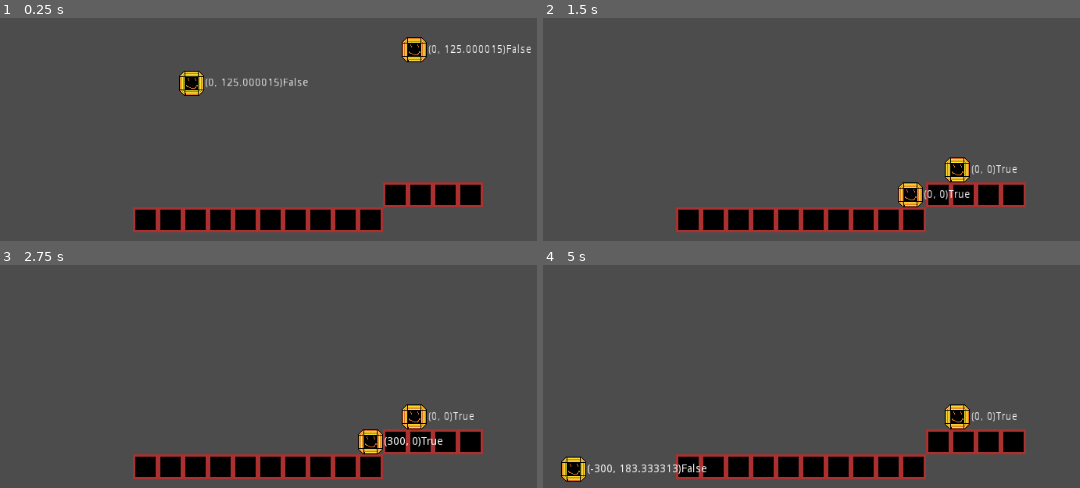
Above: before the commit, frames 1-4 (two rows, left to right).
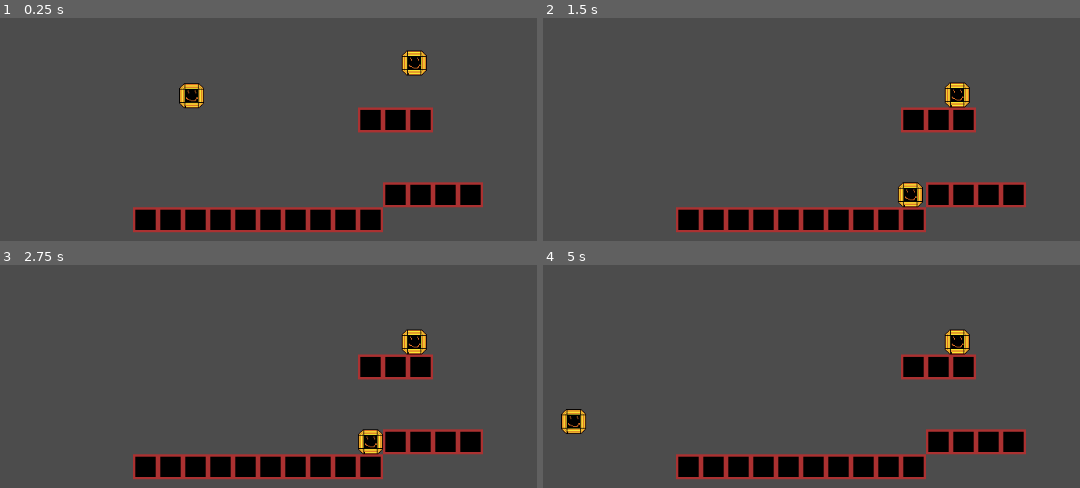
Above: after the commit, the same moments.

Repository: Noahnoah55/Heartjam-2018
Game: Godot game, scene res://Scenes/Levels/TestLevel.tscn
Same seed, same stepped clock (60 frames per second), same inputs: the game is played once before the commit and once after it.
Inputs:
- Up to frame 1 (0.25 s): no input
- Up to frame 2 (1.5 s): hold Right (ui_right) 0.53-1.28 s; tap Keypad 0 (ui_jump, bound only after the commit) at 0.6, 0.77, 1.07, 1.35 s; hold Down (ui_down) from 1.28 s (still down)
- Up to frame 3 (2.75 s): tap Keypad 0 (ui_jump, bound only after the commit) at 1.52, 1.82, 2.1 s; tap Enter at 2 s; release Down (ui_down) at 2.03 s; hold Right (ui_right) from 2.03 s (still down)
- Up to frame 4 (5 s): tap Space at 2.75 s; release Right (ui_right) at 2.78 s; hold Up (ui_up) 2.78-3.53 s; tap Keypad 0 (ui_jump, bound only after the commit) at 2.85, 3.02, 3.32, 3.6, 3.77, 4.07, 4.35, 4.52, 4.82 s; tap Enter at 3.5 s; hold Left (ui_left) from 3.53 s (still down)

The runs differ from the first frame. In frame 1, 3.6% of the frame differs, in the area x 33-99%, y 8-52%; in frame 2, 2.9%; in frame 3, 3.0%; in frame 4, 4.1%, in the area x 3-89%, y 28-98%.

Commit message:
Movement fixes, player bouncing, and physics refactoring

Diff:
--- a/Scenes/GameParts/Player.gd
+++ b/Scenes/GameParts/Player.gd
@@ -1,9 +1,13 @@
 extends KinematicBody2D
+var jumpforce
+var walkspeed
+var aircontrol
+var jumpbonus
+var gravity
+var bouncespeed
 var velocity = Vector2()
-export var gravity = 500
-export var jumpforce = 300
-export var walkspeed = 300
-export var aircontrol = 400
+var prepos
+export var jumpbutton = 'ui_jump'
 export var upbutton = 'ui_up'
 export var downbutton = 'ui_down'
 export var leftbutton = 'ui_left'
@@ -16,30 +20,58 @@
 var isonground = false
 export var debug = true
 var facing = Vector2()
+var lastx = 0
 
 func _ready():
-	pass
+	jumpforce = get_node('/root/Level').jumpforce
+	walkspeed = get_node('/root/Level').walkspeed
+	aircontrol = get_node('/root/Level').aircontrol
+	jumpbonus = get_node('/root/Level').jumpbonus
+	gravity = get_node('/root/Level').gravity
+	bouncespeed = get_node('/root/Level').bouncespeed
 
 func _process(delta):
 	direction = Vector2()
+	facing = Vector2()
 	isonground = false
-	velocity.y += gravity * delta
-	b = $Area2D.get_overlapping_bodies()
+	if Input.is_action_pressed(jumpbutton):
+		velocity.y += gravity * delta
+	else:
+		velocity.y += gravity * delta * jumpbonus
+	b = $Floor.get_overlapping_bodies()
 	for i in range(0, b.size()):
 		if b[i].is_in_group('Block'):
 			velocity.y = 0
 			jumpsleft = 2
 			isonground = true
-	if Input.is_action_just_pressed(upbutton):
+		if b[i].is_in_group('Player'):
+			if b[i] != self:
+				velocity.y = -bouncespeed
+
+	if Input.is_action_just_pressed(jumpbutton):
 		if jumpsleft > 0:
 			velocity.y = -jumpforce
 			jumpsleft -= 1
 	if Input.is_action_pressed(leftbutton):
 		direction.x -= 1
-		facing.x
+		facing.x = -1
+		lastx = -1
 	if Input.is_action_pressed(rightbutton):
 		direction.x += 1
+		facing.x
+		lastx = 1
+	if Input.is_action_pressed(upbutton):
+		facing.y = -1
+	elif Input.is_action_pressed(downbutton):
+		facing.y = 1
+	else:
+		facing.x = lastx
+
+
 	velocity.x = direction.x * walkspeed
+	prepos = position
 	move_and_slide(velocity)
+	velocity = (position - prepos)/delta
 	if debug:
-		$Label.text = String(velocity) + String(isonground)
+#		$Label.text = String(velocity) + String(isonground) + String(facing)
+		pass
--- a/Scenes/GameParts/Player.tscn
+++ b/Scenes/GameParts/Player.tscn
@@ -13,17 +13,16 @@
 custom_solver_bias = 0.0
 extents = Vector2( 15, 1 )
 
-[node name="Player" type="KinematicBody2D" index="0"]
+[node name="Player" type="KinematicBody2D" index="0" groups=[
+"Player",
+]]
 
 input_pickable = false
 collision_layer = 1
 collision_mask = 1
 collision/safe_margin = 0.08
 script = ExtResource( 1 )
-gravity = 500
-jumpforce = 300
-walkspeed = 300
-aircontrol = 400
+jumpbutton = "ui_jump"
 upbutton = "ui_up"
 downbutton = "ui_down"
 leftbutton = "ui_left"
@@ -41,7 +40,7 @@
 shape = SubResource( 1 )
 _sections_unfolded = [ "Transform" ]
 
-[node name="Area2D" type="Area2D" parent="." index="2"]
+[node name="Floor" type="Area2D" parent="." index="2"]
 
 input_pickable = true
 gravity_vec = Vector2( 0, 1 )
@@ -51,7 +50,7 @@
 audio_bus_override = false
 audio_bus_name = "Master"
 
-[node name="CollisionShape2D" type="CollisionShape2D" parent="Area2D" index="0"]
+[node name="CollisionShape2D" type="CollisionShape2D" parent="Floor" index="0"]
 
 position = Vector2( 0, 16 )
 shape = SubResource( 2 )
--- /dev/null
+++ b/Scenes/Levels/TestLevel.gd
@@ -0,0 +1,12 @@
+extends Node2D
+export var gravity = 2000 #Acceleration due to gravity in pixels/second^2
+export var jumpbonus = .5 #Percentage of gravity used when jump is held
+export var jumpforce = 500
+export var walkspeed = 300
+export var aircontrol = 400
+export var bouncespeed = 400
+
+func _ready():
+	pass
+
+#func _process(delta):
--- a/Scenes/Levels/TestLevel.tscn
+++ b/Scenes/Levels/TestLevel.tscn
@@ -1,16 +1,25 @@
-[gd_scene load_steps=3 format=2]
+[gd_scene load_steps=4 format=2]
 
-[ext_resource path="res://Scenes/GameParts/LevelBlocks.tres" type="TileSet" id=1]
-[ext_resource path="res://Scenes/GameParts/Player.tscn" type="PackedScene" id=2]
+[ext_resource path="res://Scenes/Levels/TestLevel.gd" type="Script" id=1]
+[ext_resource path="res://Scenes/GameParts/LevelBlocks.tres" type="TileSet" id=2]
+[ext_resource path="res://Scenes/GameParts/Player.tscn" type="PackedScene" id=3]
 
-[node name="Node2D" type="Node2D" index="0"]
+[node name="Level" type="Node2D"]
+
+script = ExtResource( 1 )
+gravity = 2000
+jumpbonus = 0.5
+jumpforce = 500
+walkspeed = 300
+aircontrol = 400
+bouncespeed = 400
 
 [node name="TileMap" type="TileMap" parent="." index="0" groups=[
 "Block",
 ]]
 
 mode = 0
-tile_set = ExtResource( 1 )
+tile_set = ExtResource( 2 )
 cell_size = Vector2( 32, 32 )
 cell_quadrant_size = 16
 cell_custom_transform = Transform2D( 1, 0, 0, 1, 0, 0 )
@@ -25,17 +34,19 @@
 collision_mask = 1
 occluder_light_mask = 1
 format = 1
-tile_data = PoolIntArray( 1048592, 1, 0, 1048593, 1, 0, 1048594, 1, 0, 1048595, 1, 0, 1114118, 1, 0, 1114119, 1, 0, 1114120, 1, 0, 1114121, 1, 0, 1114122, 1, 0, 1114123, 1, 0, 1114124, 1, 0, 1114125, 1, 0, 1114126, 1, 0, 1114127, 1, 0 )
+tile_data = PoolIntArray( 851983, 1, 0, 851984, 1, 0, 851985, 1, 0, 1048592, 1, 0, 1048593, 1, 0, 1048594, 1, 0, 1048595, 1, 0, 1114118, 1, 0, 1114119, 1, 0, 1114120, 1, 0, 1114121, 1, 0, 1114122, 1, 0, 1114123, 1, 0, 1114124, 1, 0, 1114125, 1, 0, 1114126, 1, 0, 1114127, 1, 0 )
 _sections_unfolded = [ "Cell" ]
 
-[node name="Player" parent="." index="1" instance=ExtResource( 2 )]
+[node name="Player" parent="." index="1" instance=ExtResource( 3 )]
 
 position = Vector2( 266.714, 367.853 )
 
-[node name="Player2" parent="." index="2" instance=ExtResource( 2 )]
+[node name="Player2" parent="." index="2" instance=ExtResource( 3 )]
 
 position = Vector2( 552.482, 325.35 )
+jumpbutton = "ui_jump2"
 upbutton = "ui_up2"
 downbutton = "ui_down2"
 leftbutton = "ui_left2"
 rightbutton = "ui_right2"
+fire = "ui_fire2"
--- a/project.godot
+++ b/project.godot
@@ -24,6 +24,10 @@
  ]
 ui_down2=[ Object(InputEventKey,"resource_local_to_scene":false,"resource_name":"","device":0,"alt":false,"shift":false,"control":false,"meta":false,"command":false,"pressed":false,"scancode":83,"unicode":0,"echo":false,"script":null)
  ]
+ui_jump=[ Object(InputEventKey,"resource_local_to_scene":false,"resource_name":"","device":0,"alt":false,"shift":false,"control":false,"meta":false,"command":false,"pressed":false,"scancode":16777350,"unicode":0,"echo":false,"script":null)
+ ]
+ui_jump2=[ Object(InputEventKey,"resource_local_to_scene":false,"resource_name":"","device":0,"alt":false,"shift":false,"control":false,"meta":false,"command":false,"pressed":false,"scancode":32,"unicode":0,"echo":false,"script":null)
+ ]
 
 [rendering]
 
